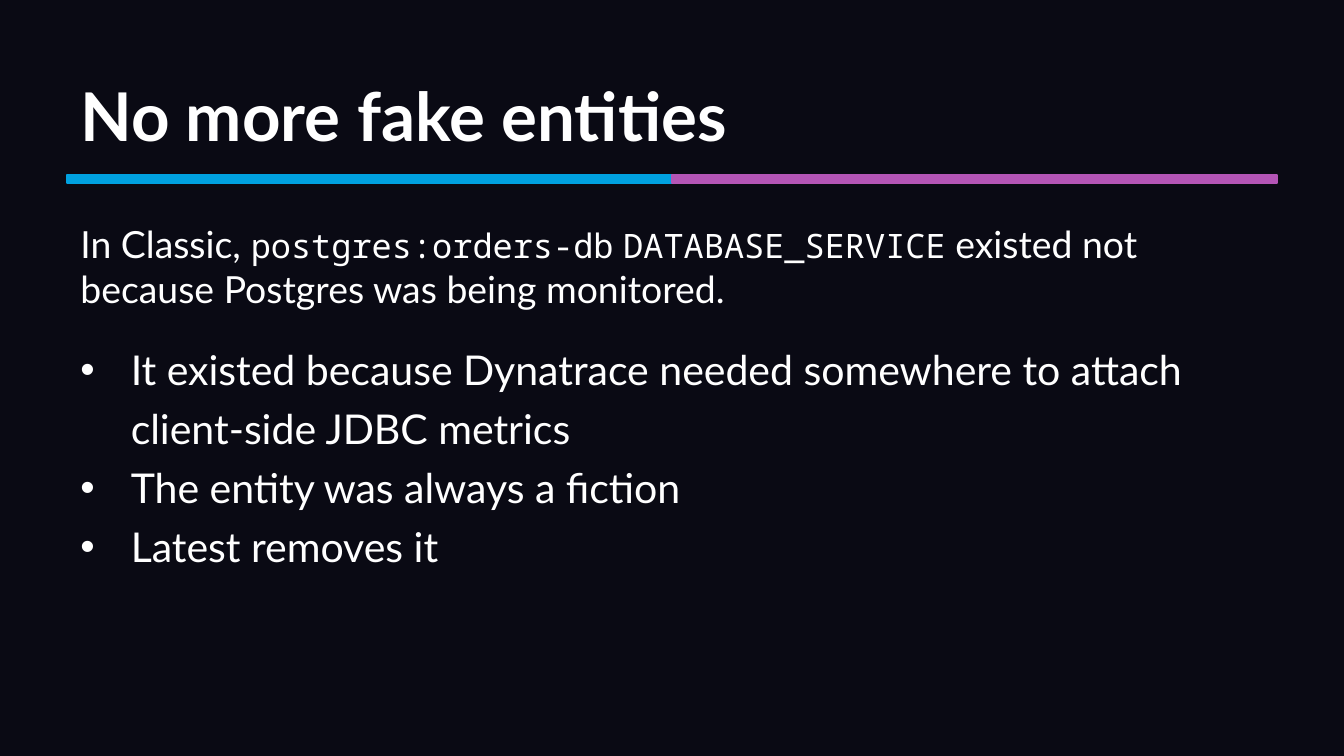
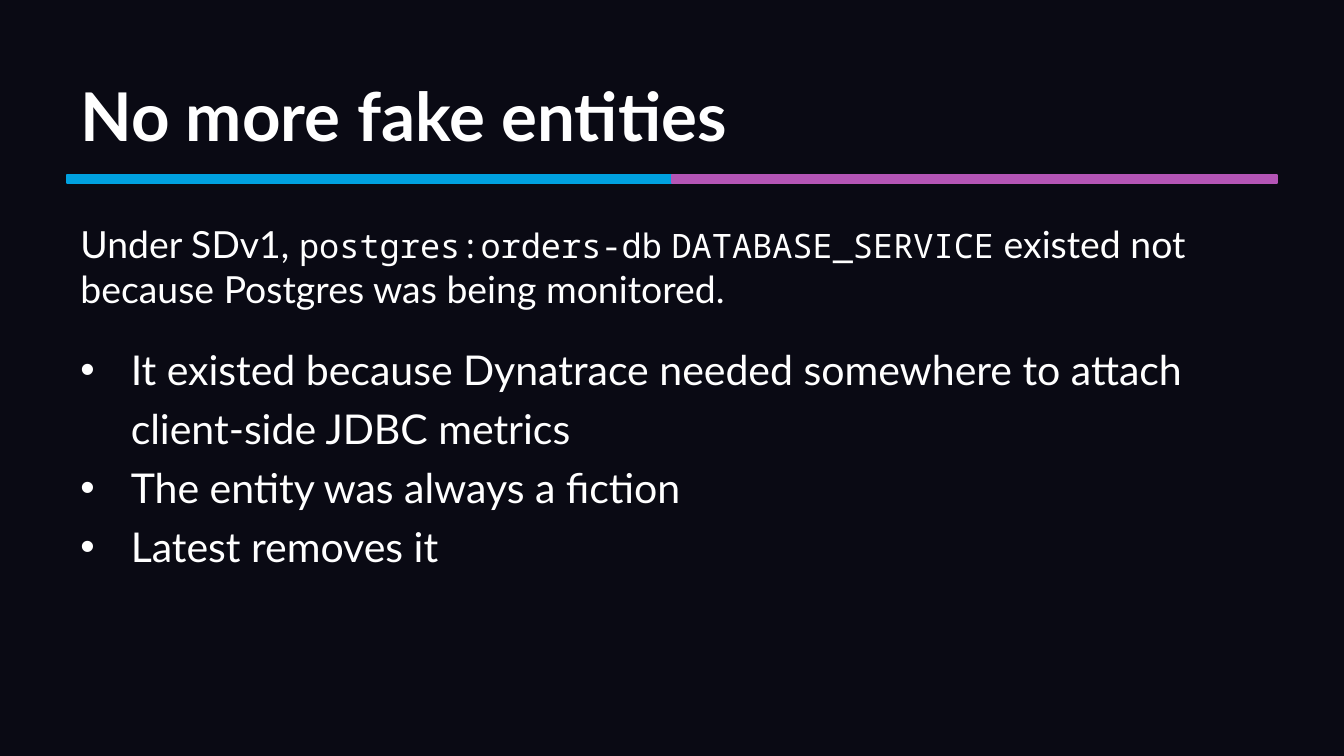
Before and after one commit to mreider/orders-demo, a slide deck: slide 4 of curriculum/unit-3-endpoints-deps-scale/module-3-3-downstreams-are-tabs.pptx. Drawn at 1344x756 pixels with LibreOffice and Linux fonts; fonts in the diff are those of the drawing. Boxes give left, top, right and bottom in pixels: in the first picture for what was removed or moved away, otherwise in the second. Text is boxed around its words. In the diff, an @@ line names an element or a change of style, - is before the commit and + after.

```diff
--- a/curriculum/unit-3-endpoints-deps-scale/module-3-3-downstreams-are-tabs.pptx
+++ b/curriculum/unit-3-endpoints-deps-scale/module-3-3-downstreams-are-tabs.pptx
@@ text at bbox=[80, 230, 1185, 310]: text changed @@
-In Classic, postgres:orders-db DATABASE_SERVICE existed not because Postgres was being monitored.
+Under SDv1, postgres:orders-db DATABASE_SERVICE existed not because Postgres was being monitored.
```
Also in this commit, not shown: 1 other slide changed, 29 other files.
